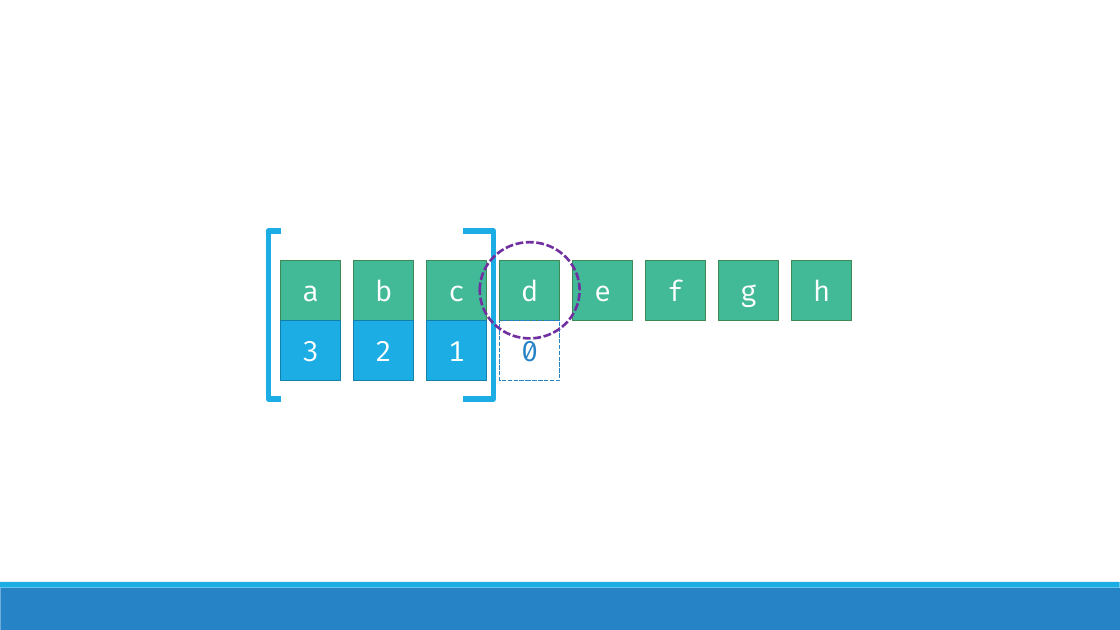
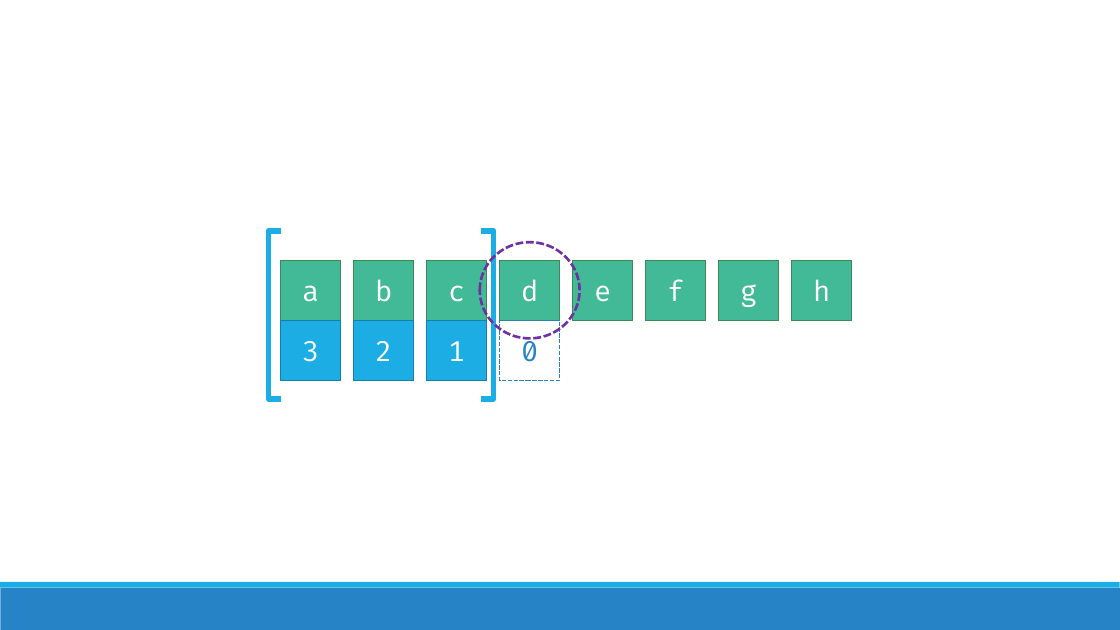
Before and after one commit to brevzin/cpp_proposals, a slide deck: slide 121 of talks/202305_cppnow/take(5).pptx. Drawn at 1120x630 pixels with LibreOffice and Linux fonts; fonts in the diff are those of the drawing. Boxes give left, top, right and bottom in pixels: in the first picture for what was removed or moved away, otherwise in the second. Text is boxed around its words. In the diff, an @@ line names an element or a change of style, - is before the commit and + after.

```diff
--- a/talks/202305_cppnow/take(5).pptx
+++ b/talks/202305_cppnow/take(5).pptx
@@ right bracket: place and size @@
-right bracket at box(464, 231, 494, 399)
+right bracket at box(481, 231, 494, 399)
```
Also in this commit, not shown: 5 other slides changed, 26 slides added, 4 slides removed.
